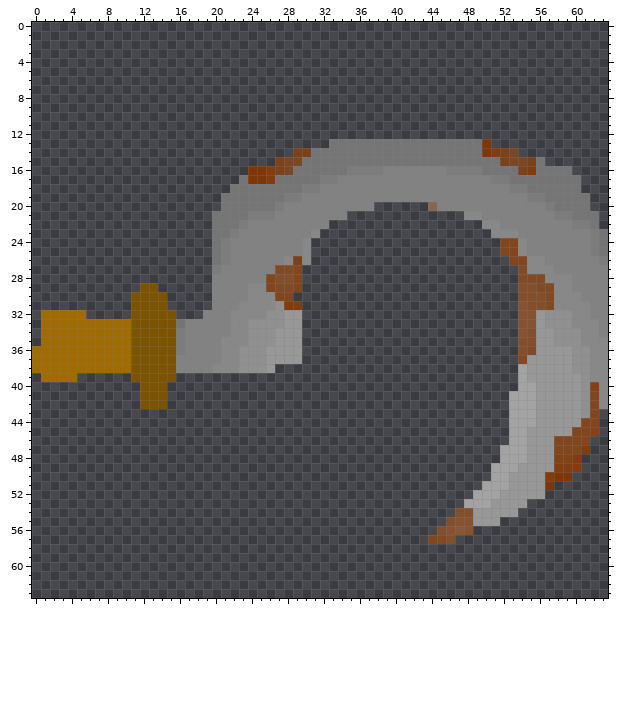
A pixel-art sprite gets an edit: assets/Assets/images/skills/hs1.png. The first picture shows the starting point.
The file is 64x64 pixels. Colours within 5 levels of each other are drawn and written as one.
Once edited:
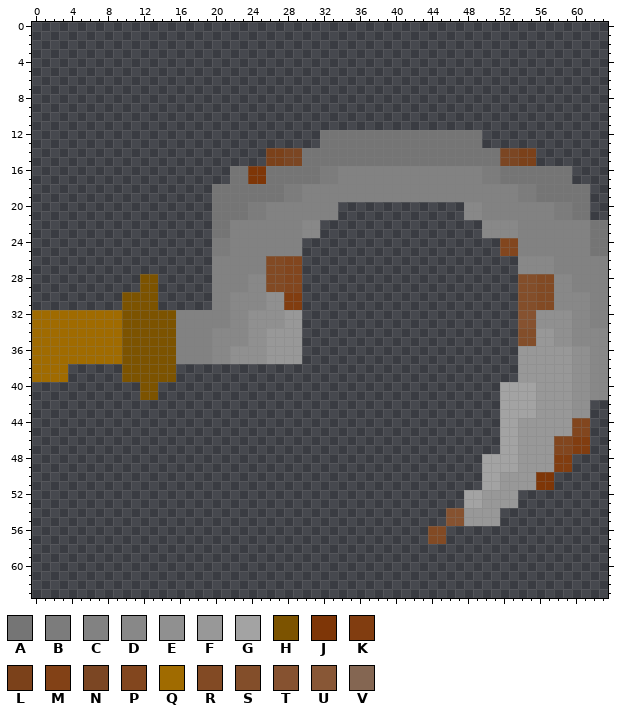
Palette (. is transparent): A #757575  B #7c7c7c  C #828282  D #888888  E #909090  F #989898  G #a3a3a3  H #7c5300  J #7e3607  K #813d10  L #7b411a  M #824116  N #7b4623  P #82461e  Q #a06b00  R #824a24  S #834e2a  T #865230  U #885736  V #846652
What changed:
y 12: x 32..49 .................. -> AAAAAAAAAAAAAAAAAA
y 13: x 32 . -> A; x 50 J -> .
y 14: x 26..30 ...LL -> LLNNA; x 50..52 JKL -> AAN; x 54..55 .. -> LL
y 15: x 26 . -> L; x 52 L -> N; x 54 N -> L; x 56 A -> .
y 16: x 22..23 .. -> AA; x 26..28 KLN -> AAA; x 32..38 AAABBBB -> BBCCCCC; x 46..51 BBBBAA -> CCCCBB; x 54..55 LK -> AA
y 17: x 22 . -> A; x 26 K -> A; x 50 C -> B; x 52 B -> A; x 60 A -> .
y 18: x 20..21 .. -> AA; x 28..31 AABB -> BBCC; x 53 B -> C; x 55 A -> B; x 61 . -> A
y 19: x 20 . -> A; x 54 C -> B; x 56 B -> A
y 20: x 20 . -> A; x 24..27 AAAB -> BBCC; x 34..37 CCCC -> ....; x 44..49 VCCCCC -> ....DD; x 57..59 BAA -> CBB
y 21: x 26 B -> C; x 34 C -> .; x 62 A -> .
y 22: x 22..23 AB -> CC; x 30..32 CCC -> DD.; x 52..53 CC -> DD; x 60..61 BB -> CC; x 63 . -> A
y 23: x 22 B -> C; x 30 C -> D; x 50 . -> D; x 62 B -> A
y 24..25: x 20 A -> B; x 30 D -> .; x 54 D -> C; x 62 B -> A
y 26: x 20..21 AB -> CC; x 26..30 CCDLD -> RRPP.; x 53..54 PP -> .D; x 57 C -> D; x 63 B -> C
y 27: x 20 B -> C; x 26 C -> R; x 28 R -> P; x 54 R -> D
y 28: x 12..13 .. -> HH; x 24..28 CCPSS -> DDRRP; x 54..55 RR -> SS; x 57 D -> R
y 29: x 26 P -> R; x 28 R -> P
y 30: x 10 . -> H; x 14 H -> .; x 22..23 CC -> DD; x 26..29 DPP. -> EEKK; x 56 S -> R; x 61 C -> D
y 31: x 10 . -> H; x 14 H -> .; x 22 C -> D; x 26 D -> E; x 54 T -> S; x 56 S -> R
y 32: x 0 . -> Q; x 6..10 ..... -> QQQQH; x 16..18 ... -> CCC; x 24..25 DD -> EE; x 56 F -> E
y 33: x 0 . -> Q; x 10 Q -> H; x 16 A -> C; x 56 F -> E; x 62 D -> C
y 34: x 0 . -> Q; x 10 Q -> H; x 16 B -> C; x 20..21 CC -> DD; x 26 E -> F; x 54 T -> S; x 60 E -> D; x 63 C -> D
y 35: x 0 . -> Q; x 10 Q -> H; x 16 B -> C; x 20 C -> D; x 26 E -> F; x 60 E -> D
y 36: x 10 Q -> H; x 16 B -> C; x 20 C -> D; x 22 D -> E; x 54..55 SR -> FF
y 37: x 10 Q -> H; x 20 C -> D; x 22 D -> E; x 54 R -> F
y 38: x 4..10 QQQQQQQ -> ......H; x 16..26 CCCCDDDEEEF -> ...........; x 54 G -> F
y 39: x 0 . -> Q; x 4 Q -> .; x 10 . -> H; x 54 G -> F; x 60 F -> E
y 40: x 14 H -> .; x 52..53 .. -> GG; x 60 F -> E; x 62 M -> D
y 41: x 14 H -> .; x 52 . -> G; x 60 F -> E; x 62 P -> D
y 42: x 12..14 HHH -> ...; x 52 . -> G; x 60 F -> E; x 62..63 PD -> ..
y 43: x 52 . -> G; x 60 F -> E; x 62 P -> .
y 44: x 52 . -> G; x 54..55 GG -> FF; x 60 F -> P; x 62 P -> .
y 45: x 52 . -> G; x 54 G -> F; x 62 M -> .
y 46: x 52 . -> G; x 54 G -> F; x 60..61 PP -> KK
y 47: x 54 G -> F; x 60 P -> K
y 48: x 50..51 .. -> GG; x 54 G -> F; x 58..60 MMK -> KK.
y 49: x 50 . -> G; x 60 K -> .
y 50: x 50 . -> G; x 52 G -> F; x 56..59 FKJJ -> JJ..
y 51: x 52 G -> F; x 56 F -> J
y 52: x 48 . -> G; x 50..51 GG -> FF; x 54..56 FFF -> ...
y 53: x 50 G -> F; x 54 F -> .
y 54: x 46..48 .SS -> TTF; x 52..53 FF -> ..
y 55: x 46 S -> T; x 48 T -> F
y 56: x 44..48 .STUT -> RR...
y 57: x 44 P -> R; x 46 S -> .
Boxes around the changes in both pictures, in picture pixels (x1, y1, x2, y2):
changed: (32, 130, 608, 544)
